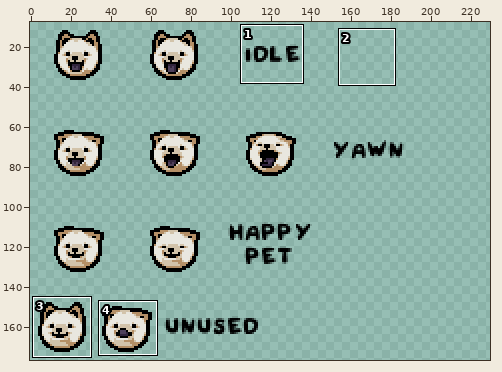
Two states of a sprite sheet, resources/gfx/familiar/familiar_olga_head.png. The first picture is a wide view before the edit; the outline marks the close-up.
Close-up. Before:
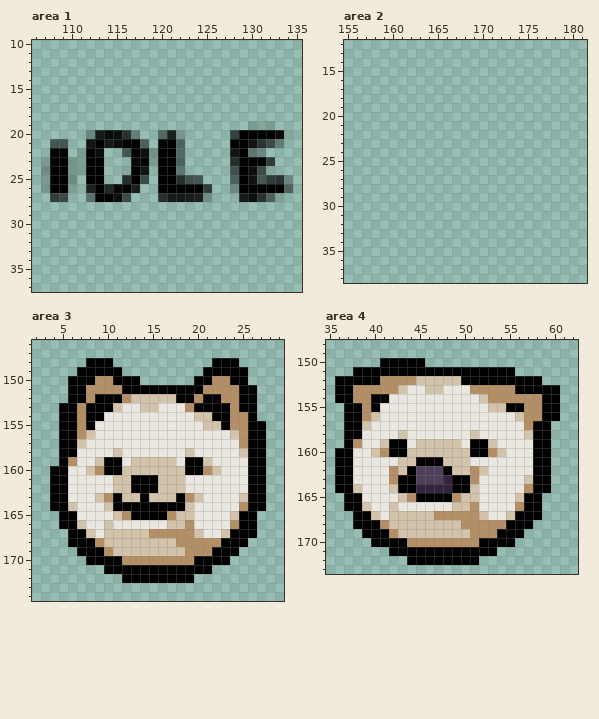
The file is 240x192 pixels. Pixels under 10% opacity are left out. Colours within 5 levels of each other are drawn and written as one. Shown: area 1: x 106..135, y 10..37; area 2: x 155..181, y 12..38; area 3: x 2..29, y 146..174; area 4: x 35..62, y 148..173. The wide view leaves out empty margins. The commit also changed other parts of the picture, which this record leaves out.
The same view after the edit:
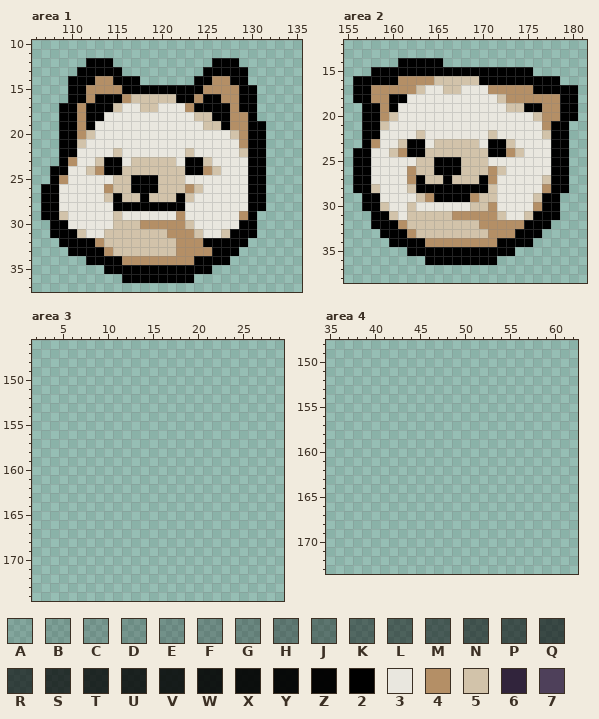
Palette (. is transparent): A #00000020  B #0000002a  C #00000030  D #00000037  E #0000003d  F #00000043  G #0000004a  H #0000005b  J #00000062  K #00000074  L #0000007c  M #00000083  N #0000008c  P #00000092  Q #0000009d  R #000000a6  S #000000ba  T #000000c9  U #000000d1  V #000000d9  W #000000e2  X #000000eb  Y #000000f2  Z #000000f9  2 #000000  3 #e9e7df  4 #b48f66  5 #d2c3aa  6 #31243c  7 #4e405a
The exact change:
--- area 1
@@ x 106..135 @@
 11 ..............................
-12 ..............................
-13 ..............................
-14 ..............................
-15 ..............................
-16 ..............................
-17 ..............................
-18 ..............................
-19 ........................AAA...
-20 ......GVYXSG..KUD.....R2222XA.
-21 ..MN..W2VX22K.Z2K.....22WSPH..
-22 ..2Z.A2X..N2XC22K.....W2JE....
-23 .C22BB22...YZC22K.....S222R...
-24 .D22DA22..A2W.22J.....P2XPA...
-25 .C22D.22..S2P.22SPM...K2WNRSE.
-26 .B22B.U2TY2U..22222R..G22222L.
-27 ..RQ..H22XP...SVVVUF...VXSKB..
-28 ..............................
-29 ..............................
-30 ..............................
-31 ..............................
-32 ..............................
-33 ..............................
-34 ..............................
-35 ..............................
-36 ..............................
+12 ......222...........222.......
+13 .....22222.........22222......
+14 ....22244222......224422......
+15 ....224444222222222444422.....
+16 ....224222455555224224422.....
+17 ...2242225335533342222422.....
+18 ...2242233333333335522442.....
+19 ...22423333333333335524422....
+20 ...22453333333333333335422....
+21 ...22533333333333333333422....
+22 ...22333353333333533333522....
+23 ...24335223555553225333322....
+24 ..223354225555555224533322....
+25 ..243333355222555333333322....
+26 .2233333455222555453333322....
+27 .2233333525525552533333322....
+28 .2233333322222222333333322....
+29 .225333335333333433333342.....
+30 ..22333335554444453333322.....
+31 ..22253355555554445335222.....
+32 ...222245555555544422222......
+33 ....2222455555554444222.......
+34 ......2222444444442222........
+35 ........222222222222..........
+36 ..........22222222............
 37 ..............................
--- area 2
@@ x 155..181 @@
 13 ...........................
-14 ...........................
-15 ...........................
-16 ...........................
-17 ...........................
-18 ...........................
-19 ...........................
-20 ...........................
-21 ...........................
-22 ...........................
-23 ...........................
-24 ...........................
-25 ...........................
-26 ...........................
-27 ...........................
-28 ...........................
-29 ...........................
-30 ...........................
-31 ...........................
-32 ...........................
-33 ...........................
-34 ...........................
-35 ...........................
-36 ...........................
+14 ......22222................
+15 ...222222222222222222......
+16 .22222444455555222222222...
+17 .2244444533553334444422222.
+18 .2244223333333333544444422.
+19 ..224233333333333355224422.
+20 ..224533333333333333354422.
+21 ..22533333333333333333422..
+22 ..22333353333333533333522..
+23 ..24335223555553225333322..
+24 .223354225555555224533322..
+25 .223333355222555333333322..
+26 .223333455222555453333322..
+27 .223333425525552433333522..
+28 .225333522222222533333422..
+29 ..2233335422224553333522...
+30 ..2253353333335543333422...
+31 ...225355555444445335222...
+32 ...22245555555544444222....
+33 ....222455555555444222.....
+34 .....2222444444442222......
+35 .......222222222222........
+36 .........22222222..........
 37 ...........................
--- area 3
@@ x 2..29 @@
 147 ............................
-148 ......222...........222.....
-149 .....22222.........22222....
-150 ....22244222......224422....
-151 ....224444222222222444422...
-152 ....224222455555224224422...
-153 ...2242225335533342222422...
-154 ...2242233333333335522442...
-155 ...22423333333333335524422..
-156 ...22453333333333333335422..
-157 ...22533333333333333333422..
-158 ...22333353333333533333522..
-159 ...24335223555553225333322..
-160 ..223354225555555224533322..
-161 ..223333355222555333333322..
-162 ..223333355222555333333322..
-163 ..223335425525552453333522..
-164 ..225333522222222533333422..
-165 ...2233335422224553333522...
-166 ...2253353333335543333422...
-167 ....225355555444445335222...
-168 ....22245555555544444222....
-169 .....222455555555444222.....
-170 ......2222444444442222......
-171 ........222222222222........
-172 ..........22222222..........
+148 ............................
+149 ............................
+150 ............................
+151 ............................
+152 ............................
+153 ............................
+154 ............................
+155 ............................
+156 ............................
+157 ............................
+158 ............................
+159 ............................
+160 ............................
+161 ............................
+162 ............................
+163 ............................
+164 ............................
+165 ............................
+166 ............................
+167 ............................
+168 ............................
+169 ............................
+170 ............................
+171 ............................
+172 ............................
 173 ............................
--- area 4
@@ x 35..62 @@
 149 ............................
-150 ......22222.................
-151 ...222222222222222222.......
-152 .22222444455555222222222....
-153 .2244444533553334444422222..
-154 .2244223333333333544444422..
-155 ..224233333333333355224422..
-156 ..224533333333333333354422..
-157 ..22533333333333333333422...
-158 ..22333353333333533333522...
-159 ..24335223555553225333322...
-160 .223354225555555224533322...
-161 .223333355222555333333322...
-162 .223333452777255453333322...
-163 .223333422777622433333522...
-164 .225333522666622533333422...
-165 ..2233335422224553333522....
-166 ..2253353333335543333422....
-167 ...225355555444445335222....
-168 ...22245555555544444222.....
-169 ....222455555555444222......
-170 .....2222444444442222.......
-171 .......222222222222.........
-172 .........22222222...........
+150 ............................
+151 ............................
+152 ............................
+153 ............................
+154 ............................
+155 ............................
+156 ............................
+157 ............................
+158 ............................
+159 ............................
+160 ............................
+161 ............................
+162 ............................
+163 ............................
+164 ............................
+165 ............................
+166 ............................
+167 ............................
+168 ............................
+169 ............................
+170 ............................
+171 ............................
+172 ............................
 173 ............................
Where, in picture pixels (left, top, right, bottom), the same in both close-ups:
changed: (41, 58, 293, 283)
added: (353, 58, 578, 265)
erased: (50, 358, 266, 583)
erased: (335, 358, 560, 565)
